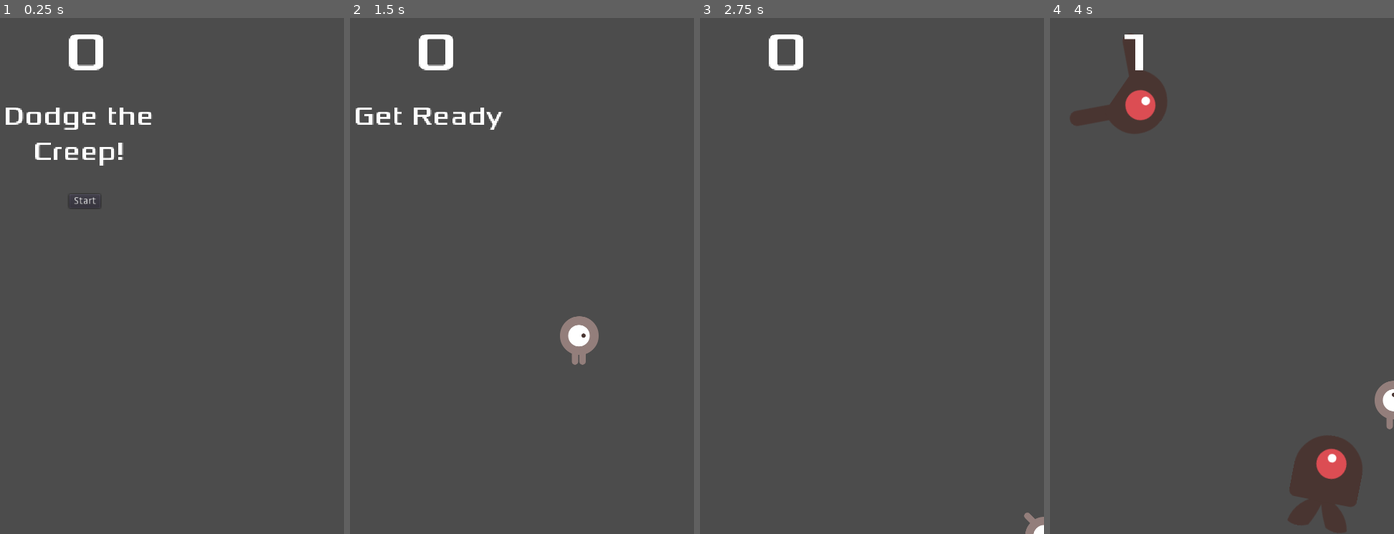
Above: before the commit, frames 1-4 (left to right).
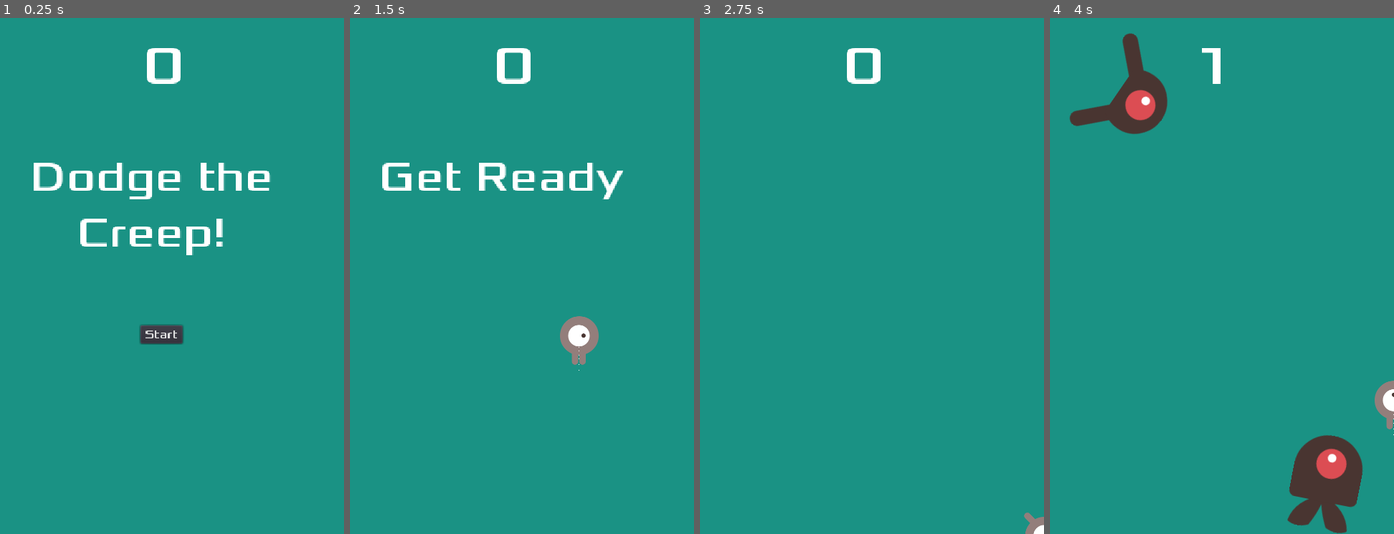
Above: after the commit, the same moments.

Repository: ilariacuccaro/dodge-the-creeps
Game: Godot game, scene res://Main.tscn
Two runs of this game, one before a commit and one after it. Both use one fixed random seed, a clock stepped at 60 frames per second and the inputs below.
Inputs:
- Up to frame 1 (0.25 s): no input
- Up to frame 2 (1.5 s): click "Start" at 0.5 s; tap Enter at 1.25 s; hold Right (ui_right) from 1.28 s (still down)
- Up to frame 3 (2.75 s): release Right (ui_right) at 2.03 s; hold Down (ui_down) from 2.03 s (still down)
- Up to frame 4 (4 s): release Down (ui_down) at 2.78 s; hold Right (ui_right) 2.78-3.53 s; hold Up (ui_up) from 3.53 s (still down)

The runs differ from the first frame. In frame 1, 100% of the frame differs, in the area x 0-100%, y 0-100%; in frame 2, 99%; in frame 3, 100%; in frame 4, 95%.

Commit message:
Player disappears after being hit

Diff:
--- a/HUD.gd
+++ b/HUD.gd
@@ -25,5 +25,5 @@
 func _on_MessageTimer_timeout():
     $MessageLabel.hide()
 
-func _on_start_game():
-	pass # Replace with function body.
+#func _on_start_game():
+ #   queue_free()
--- a/HUD.tscn
+++ b/HUD.tscn
@@ -8,21 +8,21 @@
 font_data = ExtResource( 2 )
 
 [sub_resource type="DynamicFont" id=2]
-size = 24
+size = 40
+font_data = ExtResource( 2 )
+
+[sub_resource type="DynamicFont" id=3]
 font_data = ExtResource( 2 )
 
 [node name="HUD" type="CanvasLayer"]
 script = ExtResource( 1 )
 
 [node name="ScoreLabel" type="Label" parent="."]
-anchor_left = 0.5
-anchor_top = 0.5
-anchor_right = 0.5
-anchor_bottom = 0.5
-margin_left = -56.5723
-margin_top = -356.955
-margin_right = -11.5723
-margin_bottom = -197.955
+anchor_right = 1.0
+margin_left = -8.80902
+margin_top = 41.1085
+margin_right = -115.809
+margin_bottom = 200.109
 rect_scale = Vector2( 2.48934, 2.36806 )
 custom_fonts/font = SubResource( 1 )
 text = "0
@@ -30,10 +30,13 @@
 align = 1
 
 [node name="MessageLabel" type="Label" parent="."]
-margin_left = -60.0647
-margin_top = 228.855
-margin_right = 123.935
-margin_bottom = 305.855
+anchor_left = 0.5
+anchor_right = 0.5
+anchor_bottom = 1.0
+margin_left = -223.255
+margin_top = 368.708
+margin_right = 43.7453
+margin_bottom = -237.292
 rect_scale = Vector2( 3.05391, 2.98896 )
 custom_fonts/font = SubResource( 2 )
 text = " Dodge the
@@ -41,16 +44,20 @@
 align = 1
 
 [node name="StartButton" type="Button" parent="."]
-margin_left = 193.108
-margin_top = 491.807
-margin_right = 234.108
-margin_bottom = 511.807
+anchor_left = 0.5
+anchor_top = 1.0
+anchor_right = 0.5
+anchor_bottom = 1.0
+margin_left = 151.936
+margin_top = 138.09
+margin_right = 206.936
+margin_bottom = 164.09
 rect_scale = Vector2( 2.13626, 1.95061 )
+custom_fonts/font = SubResource( 3 )
 text = "Start"
 
 [node name="MessageTimer" type="Timer" parent="."]
 wait_time = 2.0
 one_shot = true
-[connection signal="start_game" from="." to="." method="_on_start_game"]
 [connection signal="pressed" from="StartButton" to="." method="_on_StartButton_pressed"]
 [connection signal="timeout" from="MessageTimer" to="." method="_on_MessageTimer_timeout"]
--- a/Main.gd
+++ b/Main.gd
@@ -1,4 +1,4 @@
-extends Node2D
+extends Node
 
 export (PackedScene) var Mob
 var score
@@ -43,4 +43,8 @@
     # Set the velocity (speed & direction).
     mob.linear_velocity = Vector2(rand_range(mob.min_speed, mob.max_speed), 0)
     mob.linear_velocity = mob.linear_velocity.rotated(direction)
-    $HUD.connect("start_game", mob, "_on_start_game")
+   # $HUD.connect("start_game", mob, "_on_start_game")
+
+
+#func _on_start_game():
+ #   queue_free()
--- a/Main.tscn
+++ b/Main.tscn
@@ -11,9 +11,14 @@
 "points": PoolVector2Array( 0, 0, 0, 0, 3, -2, 0, 0, 0, 0, 480.604, 2.09973, 0, 0, 0, 0, 479.496, 719.787, 0, 0, 0, 0, -3.60674, 722.991, 0, 0, 0, 0, -1.39067, 719.667, 0, 0, 0, 0, 3, -2 )
 }
 
-[node name="Main" type="Node2D"]
+[node name="Main" type="Node"]
 script = ExtResource( 1 )
 Mob = ExtResource( 2 )
+
+[node name="ColorRect" type="ColorRect" parent="."]
+margin_right = 486.0
+margin_bottom = 734.0
+color = Color( 0.105423, 0.574219, 0.519282, 1 )
 
 [node name="Player" parent="." instance=ExtResource( 3 )]
 position = Vector2( 62.4537, 46.0903 )
@@ -41,8 +46,6 @@
 [node name="MobSpawnLocation" type="PathFollow2D" parent="MobPath"]
 position = Vector2( 3, -2 )
 rotation = 0.00858376
-[connection signal="hit" from="Player" to="." method="_ready"]
-[connection signal="hit" from="Player" to="." method="new_game"]
 [connection signal="hit" from="Player" to="." method="game_over"]
 [connection signal="start_game" from="HUD" to="." method="new_game"]
 [connection signal="timeout" from="MobTimer" to="." method="_on_MobTimer_timeout"]
--- a/Mob.gd
+++ b/Mob.gd
@@ -15,6 +15,3 @@
 #	pass
 func _on_Visibility_screen_exited():
     queue_free()
-
-func _on_start_game():
-    queue_free()
--- a/Mob.tscn
+++ b/Mob.tscn
@@ -1,41 +1,38 @@
 [gd_scene load_steps=10 format=2]
 
 [ext_resource path="res://Mob.gd" type="Script" id=1]
-[ext_resource path="res://art/enemyWalking_1.png" type="Texture" id=2]
-[ext_resource path="res://art/enemyWalking_2.png" type="Texture" id=3]
-[ext_resource path="res://art/enemySwimming_1.png" type="Texture" id=4]
-[ext_resource path="res://art/enemySwimming_2.png" type="Texture" id=5]
-[ext_resource path="res://art/enemyFlyingAlt_1.png" type="Texture" id=6]
-[ext_resource path="res://art/enemyFlyingAlt_2.png" type="Texture" id=7]
+[ext_resource path="res://art/enemyFlyingAlt_1.png" type="Texture" id=2]
+[ext_resource path="res://art/enemyFlyingAlt_2.png" type="Texture" id=3]
+[ext_resource path="res://art/enemyWalking_1.png" type="Texture" id=4]
+[ext_resource path="res://art/enemyWalking_2.png" type="Texture" id=5]
+[ext_resource path="res://art/enemySwimming_1.png" type="Texture" id=6]
+[ext_resource path="res://art/enemySwimming_2.png" type="Texture" id=7]
 
 [sub_resource type="SpriteFrames" id=1]
 animations = [ {
 "frames": [ ExtResource( 2 ), ExtResource( 3 ) ],
 "loop": true,
-"name": "walk",
-"speed": 4.0
+"name": "fly",
+"speed": 3.0
 }, {
 "frames": [ ExtResource( 4 ), ExtResource( 5 ) ],
 "loop": true,
-"name": "swim",
+"name": "walk",
 "speed": 4.0
 }, {
 "frames": [ ExtResource( 6 ), ExtResource( 7 ) ],
 "loop": true,
-"name": "fly",
-"speed": 3.0
+"name": "swim",
+"speed": 4.0
 } ]
 
 [sub_resource type="CapsuleShape2D" id=2]
 
 [node name="Mob" type="RigidBody2D"]
-position = Vector2( 31.1343, 20.3571 )
+position = Vector2( 37.7825, 32.5455 )
 collision_mask = 0
 gravity_scale = 0.0
 script = ExtResource( 1 )
-__meta__ = {
-"_edit_group_": true
-}
 
 [node name="AnimatedSprite" type="AnimatedSprite" parent="."]
 frames = SubResource( 1 )
@@ -47,4 +44,7 @@
 rotation = 1.5708
 shape = SubResource( 2 )
 
-[node name="Visibility" type="VisibilityNotifier2D" parent="."]
+[node name="visibility" type="VisibilityNotifier2D" parent="."]
+position = Vector2( -0.106651, 0 )
+scale = Vector2( 1.55076, 1 )
+[connection signal="screen_exited" from="visibility" to="." method="_on_visibility_screen_exited"]
--- a/Player.tscn
+++ b/Player.tscn
@@ -60,7 +60,11 @@
 func start(pos):
     position = pos
     show()
-    $CollisionShape2D.disabled = false"
+    $CollisionShape2D.disabled = false
+
+func game_over():
+	pass # Replace with function body.
+"
 
 [sub_resource type="SpriteFrames" id=2]
 animations = [ {
@@ -77,6 +81,12 @@
 
 [sub_resource type="CapsuleShape2D" id=3]
 
+[sub_resource type="ParticlesMaterial" id=4]
+flag_disable_z = true
+gravity = Vector3( 0, 98, 0 )
+orbit_velocity = 0.0
+orbit_velocity_random = 0.0
+
 [node name="Player" type="Area2D"]
 position = Vector2( 61.4537, 46.0903 )
 script = SubResource( 1 )
@@ -92,4 +102,8 @@
 [node name="CollisionShape2D" type="CollisionShape2D" parent="."]
 position = Vector2( 0, 1.52588e-005 )
 shape = SubResource( 3 )
+
+[node name="Trail" type="Particles2D" parent="."]
+amount = 10
+process_material = SubResource( 4 )
 [connection signal="body_entered" from="." to="." method="_on_Player_body_entered"]
Not shown: 1 places in HUD.tscn that only renumber resources
Not shown: 1 places in Player.tscn that only renumber resources
